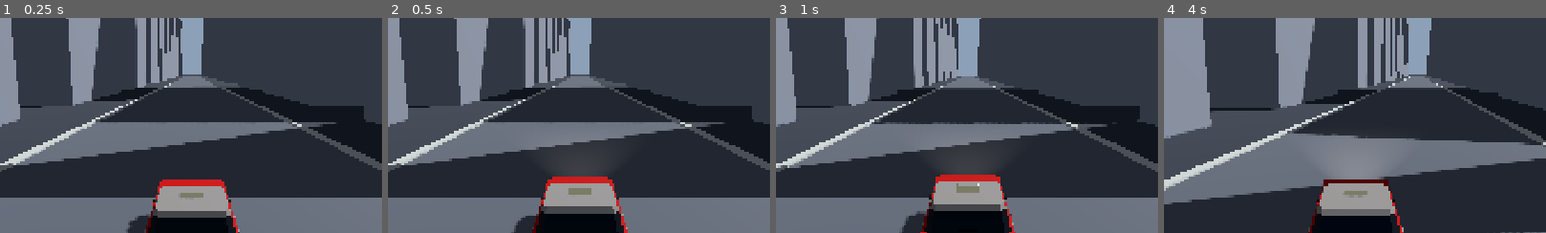
Above: before the commit, frames 1-4 (left to right).
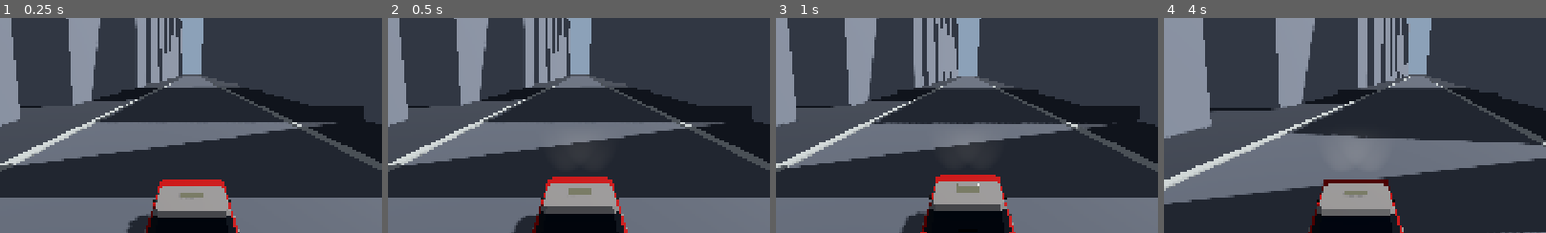
Above: after the commit, the same moments.

Repository: williamchong/hk-taxi-Q
Game: Godot game, scene res://scenes/dev/greybox.tscn
The game is run twice, just before and just after one commit, with the same random seed, the same clock (stepped at 60 frames per second) and the same inputs. This scene is started directly instead of the project's main scene.
Inputs (mouse positions are % of the whole screen's width and height, from its top left):
- Up to frame 1 (0.25 s): no input
- Up to frame 2 (0.5 s): no input
- Up to frame 3 (1 s): move the mouse to (45, 70) at 0.52 s; hold W (accelerate) from 0.53 s (still down); tap Space (drift) at 0.6 s; click (45, 70) at 0.67 s
- Up to frame 4 (4 s): release W (accelerate) at 1.25 s; drag from (80, 65) to (45, 70) at 1.27 s; move the mouse to (20, 35) at 2.02 s; hold A (steer_left) 2.03-2.75 s; tap E at 2.1 s; drag from (55, 50) to (20, 35) at 2.77 s; move the mouse to (35, 25) at 3.52 s; hold S (brake_reverse) from 3.53 s (still down); hold Shift from 3.53 s (still down)
The pictures show only the part of the screen within x 25-75%, y 24-74%; the shares and areas given below are measured in that part.

Frame 1 is identical in both runs. In frame 2, 0.2% of the frame differs, in the area x 46-54%, y 69-74%; in frame 3, 0.2%; in frame 4, 0.3%, in the area x 47-54%, y 69-76%.

Commit message:
✨ P3-11e Split the taxi's beam in two and keep it off sunlit ground
Two cones, one per lamp, at the same x as the lenses make_vehicle.py builds.
The single central spot was argued for on the grounds that two cones merge into
one pool a few metres out — true of the far field, and wrong about the near
field, which is the half the chase camera looks at. A car throws two roots at
its bumper; one spot throws a torch beam. The script drives however many spots
the scene holds, so the count is a scene edit.

11 degrees is set by pool separation rather than by what a headlamp spreads.
Lamps 0.58 m off centre overlap from 0.58/tan(angle) onward, so 22 merged them
inside 1.5 m and rendered as a single blob with two lamps behind it, and 15 still
read as one lobe with a notch. 11 holds them apart to about 3 m, which is where
the chase camera sits. beam_energy is per lamp and drops 7.0 -> 4.5, because two
cones add where they cross and where they cross is the middle of the road.

⚠️ The beams now read the lighter of the held and the current state, where the
lenses still read the held one alone. A lens lit as the car reaches sunlight is a
lamp nobody has switched off yet, which is what real cars look like all day. A
beam that lingers paints a bright pool across sunlit tarmac, and there is no
lighting condition in which that is not a mistake — the previous version did it
for the whole 1.6 s of light_hold_s on every exit from the deck. Taking the
lighter of the two also steps the beams down on leaving a deck into open shade
instead of holding full beam and then cutting.

Verified at t05.20 on the standard run, the frame just after the car clears the
deck: full sun, hard shadow, and no pool on the road. draws and prims are
unchanged from one cone, which is unchanged from none.

Diff:
--- a/game/scenes/vehicle/taxi.tscn
+++ b/game/scenes/vehicle/taxi.tscn
@@ -34,37 +34,59 @@
 
 ; The light the headlamps actually throw, switched by vehicle_lamps.gd along
 ; with the lenses — the lenses only glow, and a glowing lamp over a black road
-; is what P3-11e shipped first. One spot rather than one per lamp: two cones
-; from 1.2 m apart merge into a single pool within a couple of metres, so the
-; second buys a light and no picture.
+; is what P3-11e shipped first.
+;
+; One cone per lamp, at the same x as the lenses tools/make_vehicle.py builds
+; (+/-0.58). A single central spot shipped first and was rejected on the look:
+; the argument for it was that two cones merge into one pool a few metres out,
+; which is true of the far field and misses the near field entirely — the twin
+; roots at the bumper are the part that reads as a car rather than as a torch.
+; The script drives however many spots the scene holds, so this is a scene edit.
 ;
 ; Rotated 7 degrees down, so the pool lands down the road rather than at the
-; bumper. Basis is row-major here: the *column* -Z it shines along works out as
+; bumper. Basis is row-major here: the *column* -Z each shines along works out as
 ; (0, -0.122, -0.993) — forward and slightly down.
 ;
 ; spot_angle is Godot's HALF angle, which is the trap in this node. 34 here is a
 ; 68-degree floodlight, and from a lamp 0.3 m off the ground most of that cone
 ; points at the sky while the rest lands under the nose — the first version did
-; exactly that and read as a puddle round the car. 24 with the lamp raised to
-; bumper height is a beam.
+; exactly that and read as a puddle round the car.
 ;
-; spot_attenuation below Godot's 1.0 default on purpose: the default falls off
-; fast enough that the pool dies within a few metres of a 40 m light, so the
-; range dial reads as doing nothing. shadow_enabled stays off, and that is the
-; mobile tier's rule rather than a saving: docs/ART_DESIGN.md allows vehicle blob
-; shadows and no realtime shadow maps. light_energy and spot_range are written by
-; the script from beam_energy and sidelamp_beam; the values here are what a main
-; beam is authored at, and the script scales this range down for the side lamps.
-; Godot strips these comments on any editor resave, so the reasoning lives in the
-; script, not here.
-[node name="Headlamps" type="SpotLight3D" parent="."]
-transform = Transform3D(1, 0, 0, 0, 0.99255, 0.12187, 0, -0.12187, 0.99255, 0, 0.5, -2.05)
+; 11 is set by how far the two pools stay apart, not by what a headlamp spreads.
+; Lamps 0.58 m off centre overlap from d = 0.58/tan(angle) onward, so 22 merged
+; them into one pool inside 1.5 m and rendered as a single blob with two lamps
+; behind it; 15 still read as one lobe with a notch. 11 holds them apart to
+; ~3 m, which is where the chase camera sits, so the twin cones are legible in
+; the view the player actually has.
+;
+; light_energy is per lamp and lower than the single spot's 7.0, because two
+; overlapping cones add where they cross and the centre of the road is exactly
+; where they do. spot_attenuation is below Godot's 1.0 default on purpose: the
+; default falls off fast enough that the pool dies within a few metres of a 55 m
+; light, so the range dial reads as doing nothing. shadow_enabled stays off, and
+; that is the mobile tier's rule rather than a saving: docs/ART_DESIGN.md allows
+; vehicle blob shadows and no realtime shadow maps. light_energy and spot_range
+; are written by the script from beam_energy and sidelamp_beam; the values here
+; are what a main beam is authored at. Godot strips these comments on any editor
+; resave, so the reasoning lives in the script, not here.
+[node name="HeadlampL" type="SpotLight3D" parent="."]
+transform = Transform3D(1, 0, 0, 0, 0.99255, 0.12187, 0, -0.12187, 0.99255, -0.58, 0.5, -2.05)
 visible = false
 light_color = Color(1, 0.97, 0.91, 1)
-light_energy = 7.0
+light_energy = 4.5
 shadow_enabled = false
 spot_range = 55.0
-spot_angle = 24.0
+spot_angle = 11.0
+spot_attenuation = 0.45
+
+[node name="HeadlampR" type="SpotLight3D" parent="."]
+transform = Transform3D(1, 0, 0, 0, 0.99255, 0.12187, 0, -0.12187, 0.99255, 0.58, 0.5, -2.05)
+visible = false
+light_color = Color(1, 0.97, 0.91, 1)
+light_energy = 4.5
+shadow_enabled = false
+spot_range = 55.0
+spot_angle = 11.0
 spot_attenuation = 0.45
 
 ; Feeds the body shader the scene's real sun, so the glint never carries a
--- a/game/scripts/vehicle/vehicle_lamps.gd
+++ b/game/scripts/vehicle/vehicle_lamps.gd
@@ -187,7 +187,10 @@
 ## `clean_daylight.tres` glows over 1.0, so a beam that reads on unlit tarmac
 ## without blowing out the kerb it crosses sits well above the sun's number and
 ## still under what would clip the road to white.
-@export_range(0.0, 24.0, 0.1) var beam_energy: float = 7.0
+## ⚠️ **Per lamp, not per car.** Two cones overlap down the middle of the road,
+## which is exactly where the player looks, so this is well under what a single
+## central spot wanted.
+@export_range(0.0, 24.0, 0.1) var beam_energy: float = 4.5
 
 ## What share of the beam the side lamps throw, in energy and in reach.
 ##
@@ -240,14 +243,17 @@
 ## Reused, like `VehicleController`'s. Building one per probe would allocate
 ## twice a probe for the life of the process.
 var _probe := PhysicsRayQueryParameters3D.new()
-## The light the front lamps throw, or null on a car that carries none.
+## The lights the front lamps throw — one per lamp, and empty on a car that
+## carries none.
 ##
 ## Optional on purpose, like the lenses: `taxi_builtin.tscn` carries no lamp rig
 ## at all, and an AI taxi too far away to see one is a light worth not spending.
-var _beam: SpotLight3D = null
-## The beam's authored reach, so `sidelamp_beam` can shorten it and put it back.
-## Cached because the scene owns the number — this only scales it.
-var _beam_range_m: float = 0.0
+## However many the scene holds is however many this switches, so a roster car
+## can ship one cone, or none, without touching this file.
+var _beams: Array[SpotLight3D] = []
+## Each beam's authored reach, by index, so `sidelamp_beam` can shorten it and
+## put it back. Cached because the scene owns the number — this only scales it.
+var _beam_ranges_m: PackedFloat32Array = PackedFloat32Array()
 
 
 func _ready() -> void:
@@ -277,12 +283,13 @@
 		# per candidate, so it never shortens the ray either way.
 		_probe.exclude = [_car.get_rid()]
 		# Searched from the car rather than named by path, for the reason the body
-		# mesh is: the scene owns where the beam sits and how far it reaches, and a
-		# car without one still switches its lenses.
-		var beams: Array[Node] = _car.find_children("*", "SpotLight3D", true, false)
-		if not beams.is_empty():
-			_beam = beams[0] as SpotLight3D
-			_beam_range_m = _beam.spot_range
+		# mesh is: the scene owns where each beam sits and how far it reaches, and
+		# a car without any still switches its lenses. Every spot found is taken,
+		# so adding or removing a lamp is a scene edit and nothing else.
+		for node: Node in _car.find_children("*", "SpotLight3D", true, false):
+			var beam := node as SpotLight3D
+			_beams.append(beam)
+			_beam_ranges_m.append(beam.spot_range)
 	read_rig()
 	# Applied once here rather than waited for: `_apply_beam` only runs on a
 	# change of state, and the state a car starts in is a change from nothing.
@@ -413,6 +420,9 @@
 			if signi(int(seen) - int(_lighting)) != signi(int(_seen) - int(_lighting)):
 				_seen_held_s = 0.0
 			_seen = seen
+			# The beams read `_seen` as well as `_lighting`, so they move here
+			# too — still at the probe rate rather than the tick rate.
+			_apply_beam()
 	_seen_held_s += delta
 
 	# Which hold applies is decided by the *direction* of the change, which is
@@ -436,20 +446,39 @@
 ## fastest. Writing it 60 times a second would be 180 identical writes for every
 ## one that says anything.
 func _apply_beam() -> void:
-	if _beam == null:
+	if _beams.is_empty():
 		return
+
+	# ⚠️ **The beam answers to the lighter of the held and the current reading,
+	# where the lenses answer to the held one alone — and the two are allowed to
+	# disagree.** A lens still lit as the car reaches sunlight is a lamp nobody
+	# has switched off yet, which is what real cars look like all day. A *beam*
+	# that lingers paints a bright pool across sunlit tarmac, and there is no
+	# lighting condition in which that is not a mistake. So the hold governs the
+	# glow and never outlives the sun for the cone: the moment a probe reads
+	# direct sun the beams go out, whatever the lenses are still doing.
+	#
+	# Taking the lighter of the two also steps the beams down rather than
+	# switching them — leaving a deck into open shade drops them to the side
+	# lamps' pool while `_lighting` is still `DARK`, instead of holding full beam
+	# and then cutting to nothing.
+	var throwing: Lighting = _lighting if _lighting < _seen else _seen
+
 	# Hidden rather than dimmed to nothing. A zero-energy light is still a light
 	# the renderer gathers, culls and loops over per object, and "off" here means
 	# a car in daylight — which is most cars, most of the time.
-	_beam.visible = _lighting != Lighting.SUN
-	if not _beam.visible:
-		return
-	var share: float = 1.0 if _lighting == Lighting.DARK else sidelamp_beam
-	_beam.light_energy = beam_energy * share
-	# Reach is scaled with brightness rather than held. A dim lamp that still
-	# reaches 40 m lights a far kerb it could never really touch, which reads as
-	# the road brightening on its own rather than as the car lighting it.
-	_beam.spot_range = _beam_range_m * share
+	var lit: bool = throwing != Lighting.SUN
+	var share: float = 1.0 if throwing == Lighting.DARK else sidelamp_beam
+	for i: int in _beams.size():
+		var beam: SpotLight3D = _beams[i]
+		beam.visible = lit
+		if not lit:
+			continue
+		beam.light_energy = beam_energy * share
+		# Reach is scaled with brightness rather than held. A dim lamp that still
+		# reaches 40 m lights a far kerb it could never really touch, which reads
+		# as the road brightening on its own rather than as the car lighting it.
+		beam.spot_range = _beam_ranges_m[i] * share
 
 
 ## What the world says right now, before any hold is applied.
Not shown, changed: docs/ART_DESIGN.md
Not shown, changed: docs/DECISIONS.md
Not shown, changed: docs/PROGRESS.md
